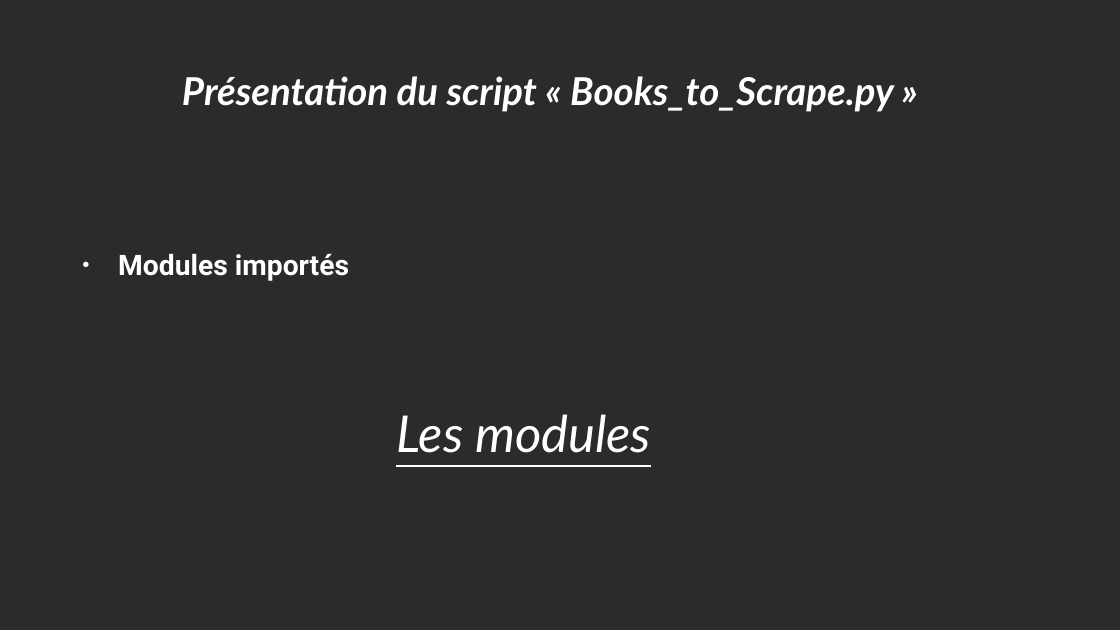
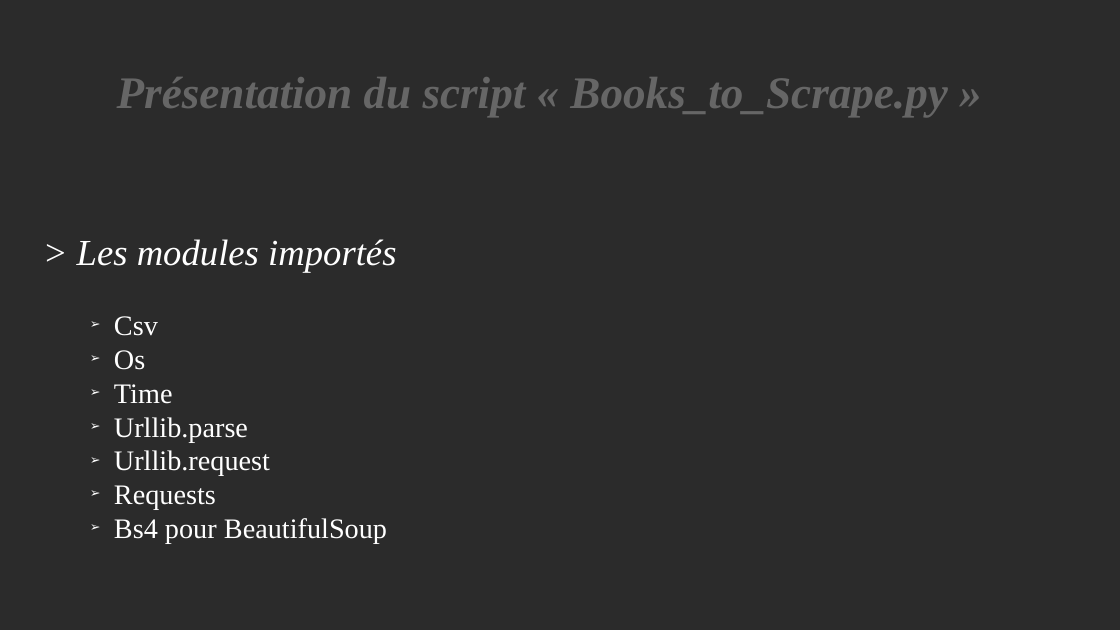
Before and after one commit to Mike-mg/books_to_scrape, a slide deck: slide 2 of P02_06_book_to_scrap_impress.odp. Drawn at 1120x630 pixels with LibreOffice and Linux fonts; fonts in the diff are those of the drawing; background and template pictures are left out; a plain dark background stands for a picture behind light text. Boxes give left, top, right and bottom in pixels: in the first picture for what was removed or moved away, otherwise in the second. Text is boxed around its words. In the diff, an @@ line names an element or a change of style, - is before the commit and + after.

```diff
--- a/P02_06_book_to_scrap_impress.odp
+++ b/P02_06_book_to_scrap_impress.odp
@@ text "Présentation du script « Books_to_Scrape.py ..." at (117,77,947,117): size 27.2 to 32 pt, font Lato to Times New Roman, text colour #FFFFFF to #666666 @@
@@ title at (77,239,396,273): text changed; size 20 to 26 pt; font Roboto to Times New Roman; bold off; italic on @@
-● Modules importés
+> Les modules importés
@@ text added at (114,316,387,544), 20 pt, text #FFFFFF @@
+➢ Csv
+➢ Os
+➢ Time
+➢ Urllib.parse
+➢ Urllib.request
+➢ Requests
+➢ Bs4 pour BeautifulSoup
@@ title removed at (396,414,651,453) @@
-Les modules
```
Also in this commit, not shown: 4 other slides changed.
